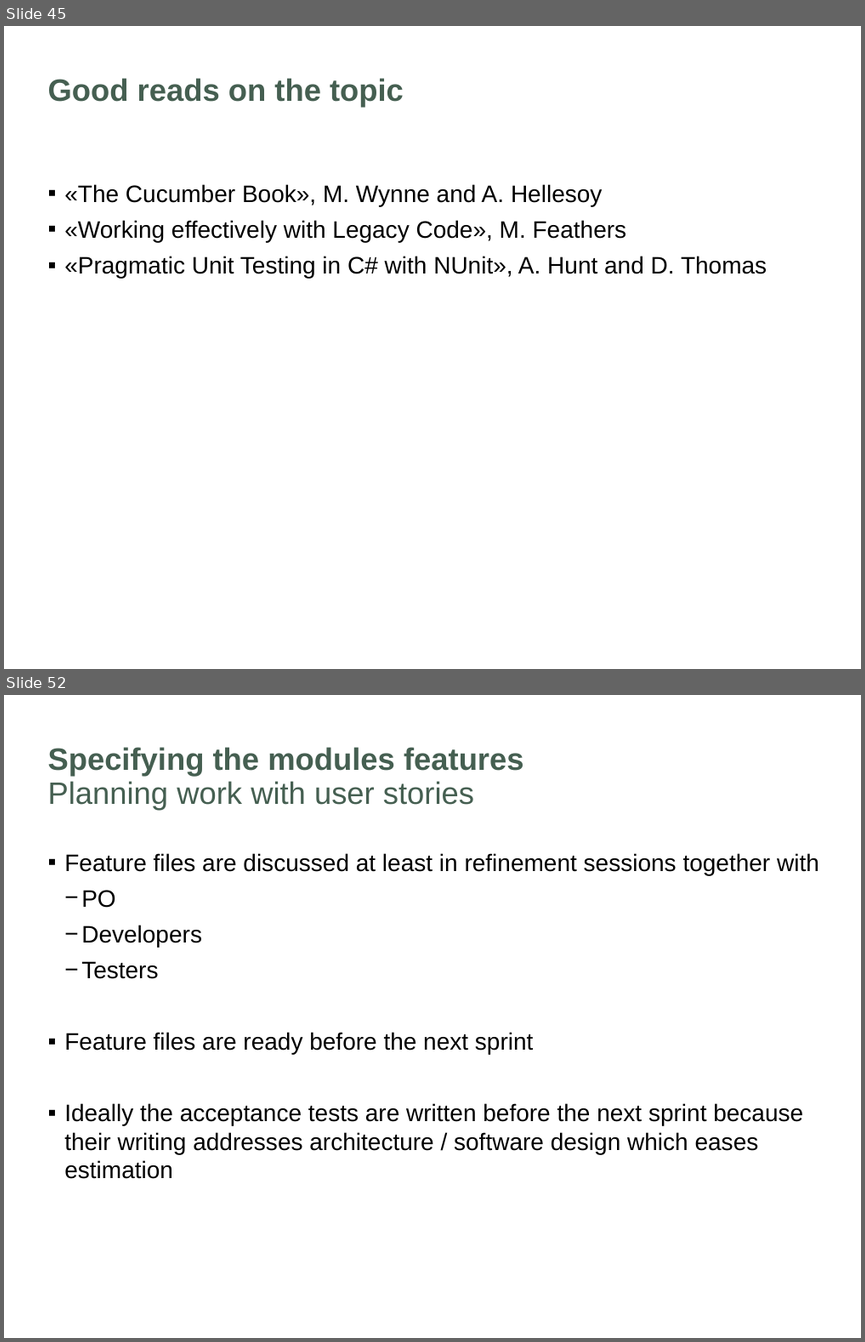
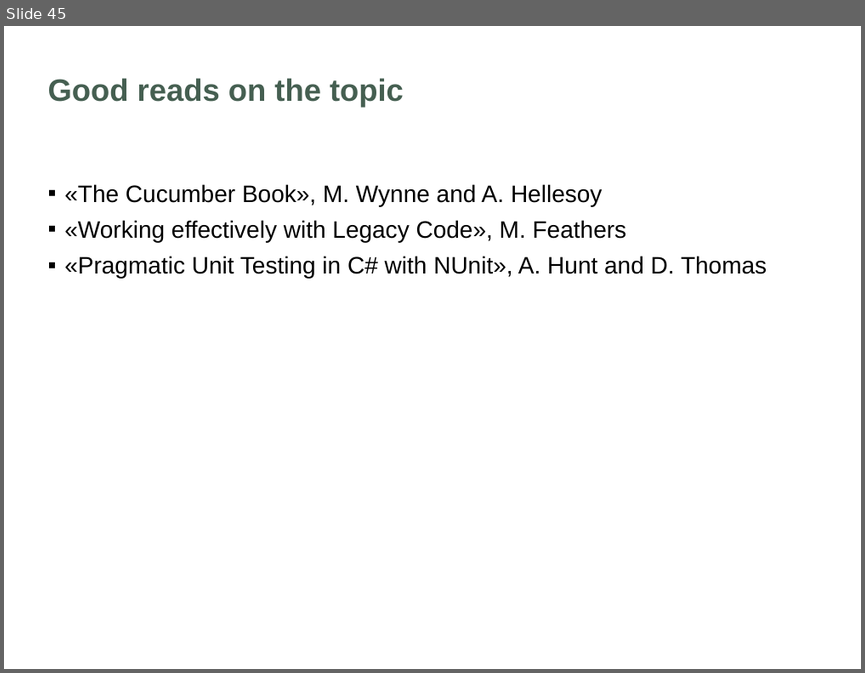
Before and after one commit to softozor/csharp-bdd-tdd, a slide deck: unit-testing.pptx. Shown one above the other, each under a label of ours: slides 45 and 52 before the commit, slide 45 after it; the slides between them are not shown. The pictures are 865x1342 and 865x673 pixels, drawn with LibreOffice and Linux fonts; fonts in the diff are those of the drawing; background and template pictures are left out. Boxes give left, top, right and bottom in pixels: in the first picture for what was removed or moved away, otherwise in the second. Text is boxed around its words. In the diff, an @@ line names an element or a change of style, - is before the commit and + after.

Commit message:
start live coding session preparation

```diff
--- a/unit-testing.pptx
+++ b/unit-testing.pptx
@@ slide 52 removed at [4, 695, 861, 1338], background #FFFFFF @@
@@ title removed at [48, 747, 524, 777] @@
-Specifying the modules features
@@ subtitle removed at [48, 781, 474, 811] @@
-Planning work with user stories
@@ text removed at [64, 853, 819, 1179] @@
-▪ Feature files are discussed at least in refinement sessions together with
-  − PO
-  − Developers
-  − Testers
-▪ Feature files are ready before the next sprint
-▪ Ideally the acceptance tests are written before the next sprint because their writing addresses architecture / software design which eases estimation
```
Also in this commit, not shown: 6 other slides removed, 57 other files.
